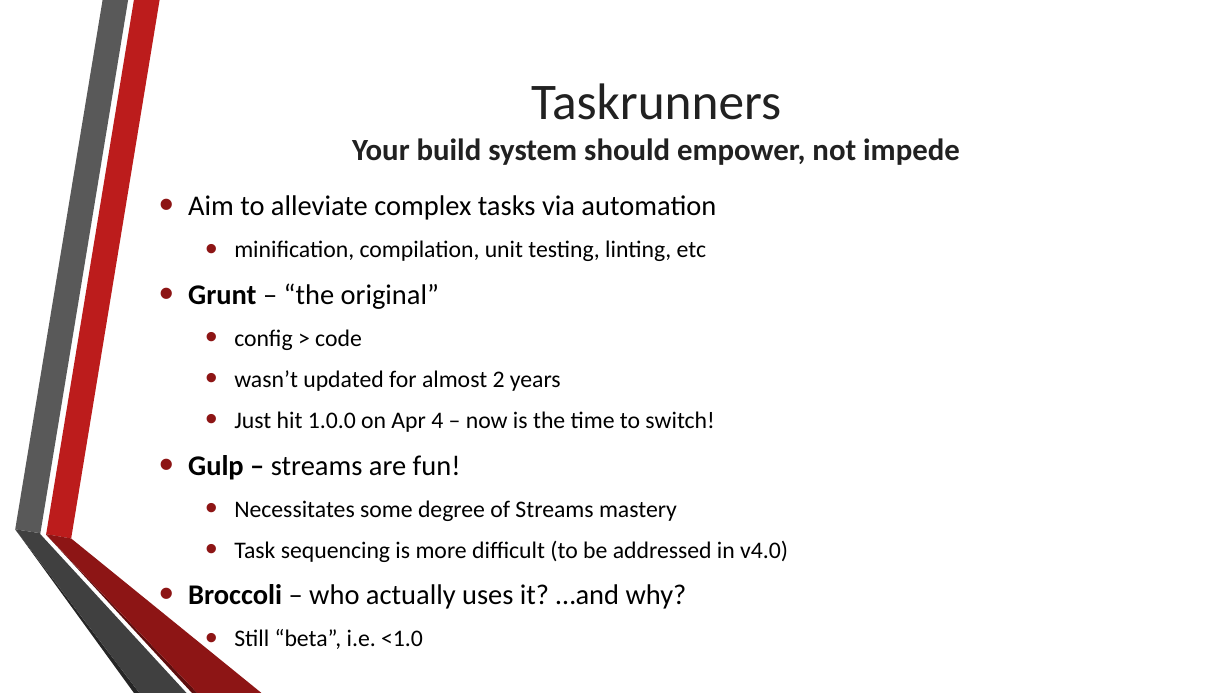
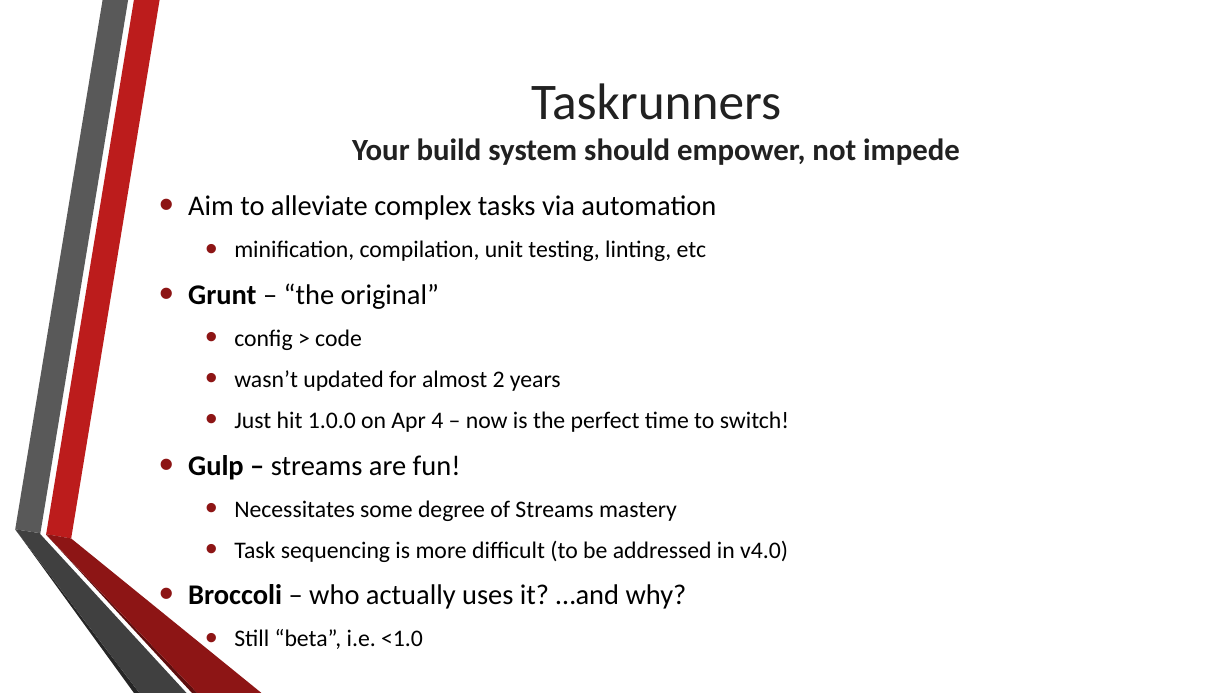
Before and after one commit to fyockm/npm-scripts, a slide deck: slide 2 of npm_scripts.pptx. Drawn at 1232x693 pixels with LibreOffice and Linux fonts; fonts in the diff are those of the drawing; background and template pictures are left out. Boxes give left, top, right and bottom in pixels: in the first picture for what was removed or moved away, otherwise in the second. Text is boxed around its words. In the diff, an @@ line names an element or a change of style, - is before the commit and + after.

Commit message:
let's "build" things out a little

```diff
--- a/npm_scripts.pptx
+++ b/npm_scripts.pptx
@@ text at (234,411,789,432): text changed @@
-  • Just hit 1.0.0 on Apr 4 – now is the time to switch!
+  • Just hit 1.0.0 on Apr 4 – now is the perfect time to switch!
```
Also in this commit, not shown: 5 other slides changed, 18 other files.
